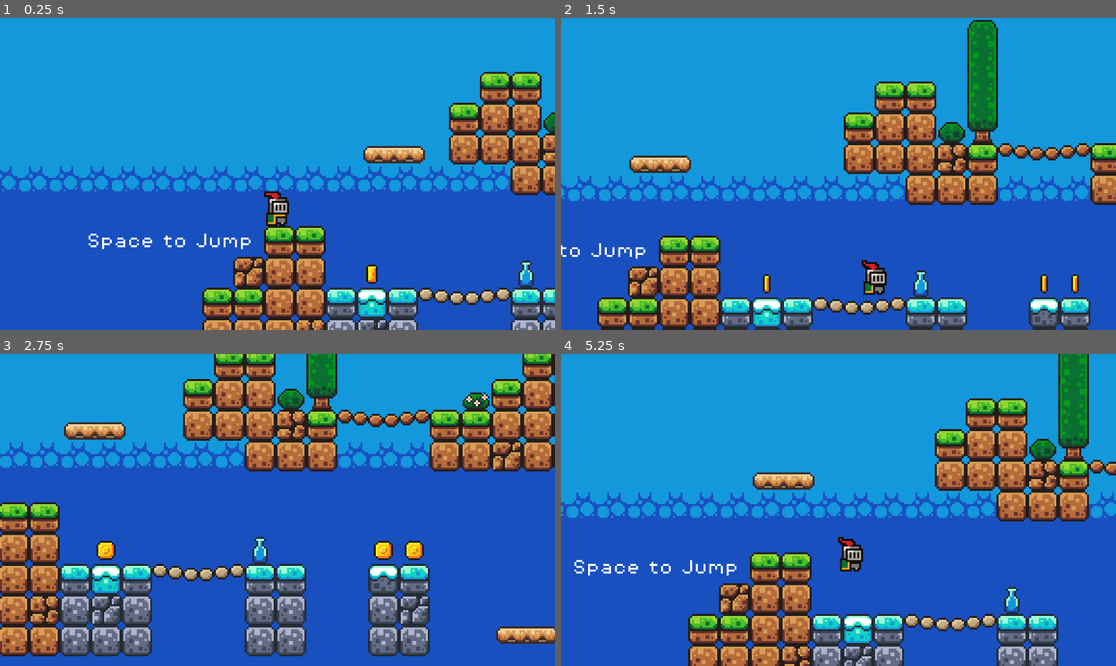
Above: before the commit, frames 1-4 (two rows, left to right).
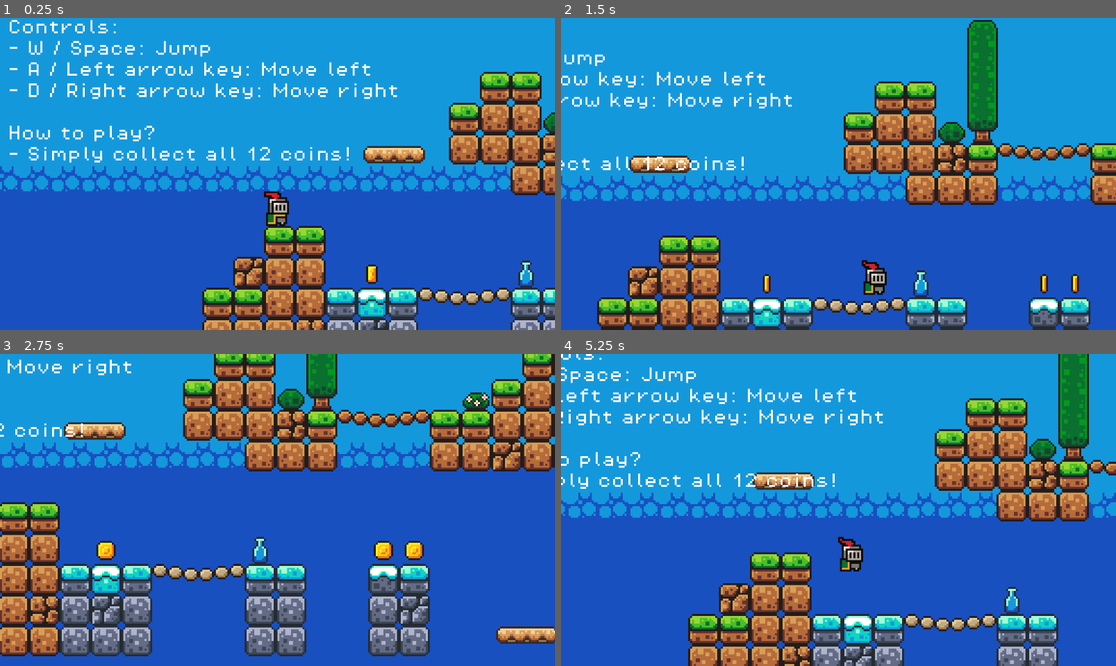
Above: after the commit, the same moments.

Repository: mekdie/FirstGodotGame
Game: Godot game, scene res://scenes/game.tscn
The game is run twice, just before and just after one commit, with the same random seed, the same clock (stepped at 60 frames per second) and the same inputs.
Inputs:
- Up to frame 1 (0.25 s): no input
- Up to frame 2 (1.5 s): hold D (move_right) from 0.53 s (still down); tap Space (jump) at 0.77 s
- Up to frame 3 (2.75 s): tap Space (jump) at 1.52 s; release D (move_right) at 2.03 s; hold A (move_left) from 2.03 s (still down)
- Up to frame 4 (5.25 s): release A (move_left) at 2.78 s; hold D (move_right) 2.78-4.28 s; tap Space (jump) at 3.02, 3.77, 4.52 s; hold A (move_left) 4.28-5.03 s; hold D (move_right) from 5.03 s (still down)

The runs differ from the first frame. In frame 1, 5.5% of the frame differs, in the area x 0-92%, y 0-75%; in frame 2, 3.3%; in frame 3, 1.8%; in frame 4, 4.6%.

Commit message:
Added godot web export using gh-pages and proper gitignore to ignore all unncessary files including the export folder

Diff:
--- a/project.godot
+++ b/project.godot
@@ -28,6 +28,8 @@
 jump={
 "deadzone": 0.2,
 "events": [Object(InputEventKey,"resource_local_to_scene":false,"resource_name":"","device":-1,"window_id":0,"alt_press …(191 unchanged characters)…
+, Object(InputEventKey,"resource_local_to_scene":false,"resource_name":"","device":-1,"window_id":0,"alt_pressed":false,"shift_pressed":false,"ctrl_pressed":false,"meta_pressed":false,"pressed":false,"keycode":0,"physical_keycode":87,"key_label":0,"unicode":119,"location":0,"echo":false,"script":null)
+, Object(InputEventKey,"resource_local_to_scene":false,"resource_name":"","device":-1,"window_id":0,"alt_pressed":false,"shift_pressed":false,"ctrl_pressed":false,"meta_pressed":false,"pressed":false,"keycode":0,"physical_keycode":4194320,"key_label":0,"unicode":0,"location":0,"echo":false,"script":null)
 ]
 }
 move_left={
--- a/scenes/game.tscn
+++ b/scenes/game.tscn
@@ -268,14 +268,14 @@
 offset_right = 592.61597
 offset_bottom = -819.0
 theme_override_colors/font_color = Color(0, 0, 0, 1)
-theme_override_fonts/font = ExtResource("9_0tnpc")
+theme_override_fonts/font = ExtResource("7_u5sy4")
 theme_override_font_sizes/font_size = 8
 text = "You have collected X coin(s)"
 horizontal_alignment = 1
 autowrap_mode = 2
 
 [node name="Background" type="TileMapLayer" parent="."]
-position = Vector2(128, -2)
+position = Vector2(129, -2)
 tile_map_data = PackedByteArray("AADp/wcAAAAAAA4AAADq/wcAAAAAAA4AAADr/wcAAAAAAA4AAADs/wcAAAAAAA4AAADt/wcAAAAAAA4AAADu/w …(41584 unchanged characters)…
 tile_set = SubResource("TileSet_lbhrr")
 collision_enabled = false
@@ -374,13 +374,19 @@
 [node name="Labels" type="Node" parent="."]
 
 [node name="Label" type="Label" parent="Labels"]
-offset_left = -156.0
-offset_top = 19.0
-offset_right = -46.0
-offset_bottom = 43.0
+offset_left = -197.0
+offset_top = -92.0
+offset_right = 6.0
+offset_bottom = -18.0
 theme_override_fonts/font = ExtResource("7_u5sy4")
 theme_override_font_sizes/font_size = 8
-text = "Space to Jump"
+text = "Controls:
+- W / Space: Jump
+- A / Left arrow key: Move left
+- D / Right arrow key: Move right
+
+How to play?
+- Simply collect all 12 coins!"
 
 [node name="Label2" type="Label" parent="Labels"]
 offset_left = 546.0
--- a/scripts/game_manager.gd
+++ b/scripts/game_manager.gd
@@ -5,4 +5,4 @@
 
 func add_point() -> void:
     score += 1
-    score_label.text = "You collected " + str(score) + " coins."
+    score_label.text = "You collected " + str(score) + " / 12 coins!"
Not shown, added: export_presets.cfg
Not shown, changed: .gitignore
Not shown, changed: README.md
